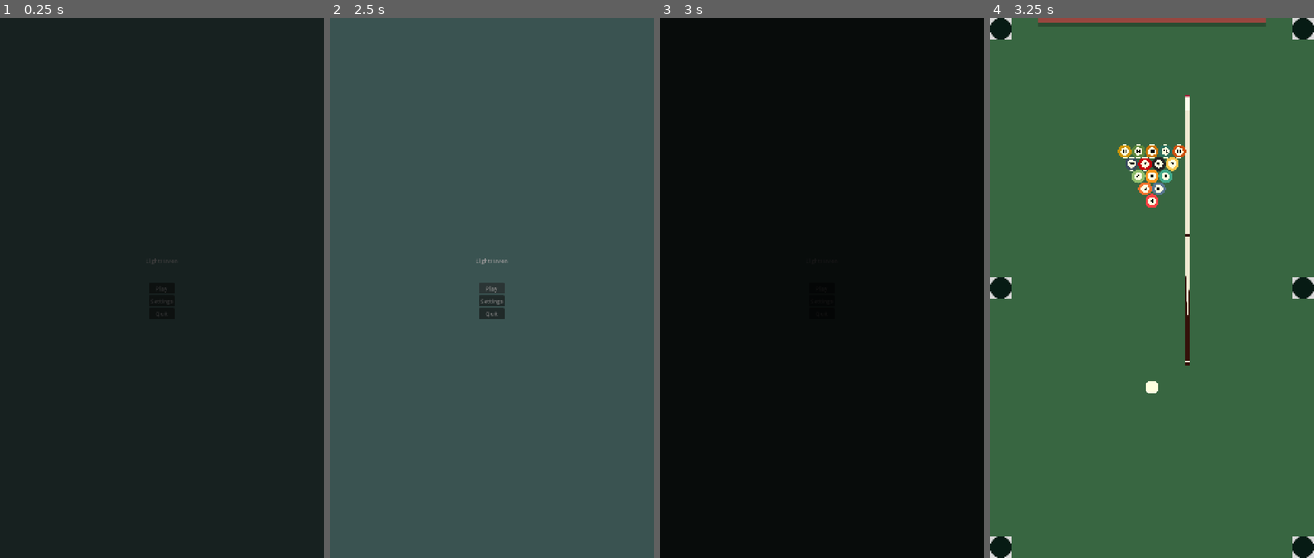
Above: before the commit, frames 1-4 (left to right).
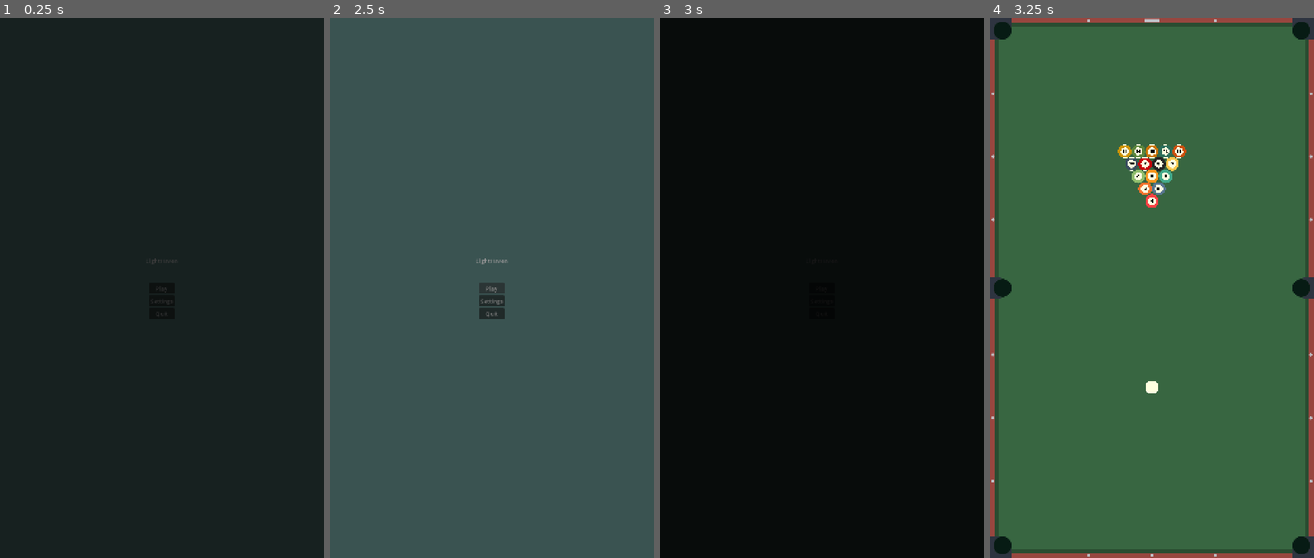
Above: after the commit, the same moments.

Repository: Yukeey07/EightHaven
Game: Godot game, scene res://assets/scenes/main_menu.tscn
Same seed, same stepped clock (60 frames per second), same inputs: the game is played once before the commit and once after it.
Inputs (mouse positions are in pixels of both pictures, inside the frame that each line leads up to):
- Up to frame 1 (0.25 s): no input
- Up to frame 2 (2.5 s): click "Play" at 0.5 s; click "Play" at 1.25 s; click "Play" at 2 s
- Up to frame 3 (3 s): move the mouse to (893, 261) at 2.77 s; click (893, 261) at 2.92 s
- Up to frame 4 (3.25 s): no input

Frames 1-3 are identical in both runs. In frame 4, 8.0% of the frame differs, in the area x 0-100%, y 0-100%.

Commit message:
save

Diff:
--- a/assets/scenes/game_scene.tscn
+++ b/assets/scenes/game_scene.tscn
@@ -1,8 +1,7 @@
 [gd_scene format=3 uid="uid://cxjb1m5mlijb5"]
 
 [ext_resource type="Script" uid="uid://dpvugerkmyjhy" path="res://assets/scripts/gameManager.gd" id="1_yot8c"]
-[ext_resource type="Texture2D" uid="uid://dusj52bs1mwl3" path="res://assets/Queue@5x.png" id="2_07fqf"]
-[ext_resource type="Texture2D" uid="uid://cpka2bp4qouvo" path="res://assets/Group 9.png" id="2_x1kwt"]
+[ext_resource type="Texture2D" uid="uid://dfuw0k37llxmy" path="res://assets/Border.png" id="2_07fqf"]
 
 [node name="gameScene" type="Node2D" unique_id=1829530168]
 script = ExtResource("1_yot8c")
@@ -26,13 +25,8 @@
 anchor_bottom = 1.0
 grow_horizontal = 2
 grow_vertical = 2
-texture = ExtResource("2_x1kwt")
+texture = ExtResource("2_07fqf")
 expand_mode = 4
-
-[node name="Queue_5x" type="Sprite2D" parent="CanvasLayer" unique_id=874415612]
-position = Vector2(550, 590)
-scale = Vector2(0.15, 0.15)
-texture = ExtResource("2_07fqf")
 
 [node name="Camera2D" type="Camera2D" parent="." unique_id=56203908]
 zoom = Vector2(0.3, 0.3)
Binary file added: assets/Border.png
Not shown, changed: assets/Border.png.import
Binary file removed: assets/Group 9.png
